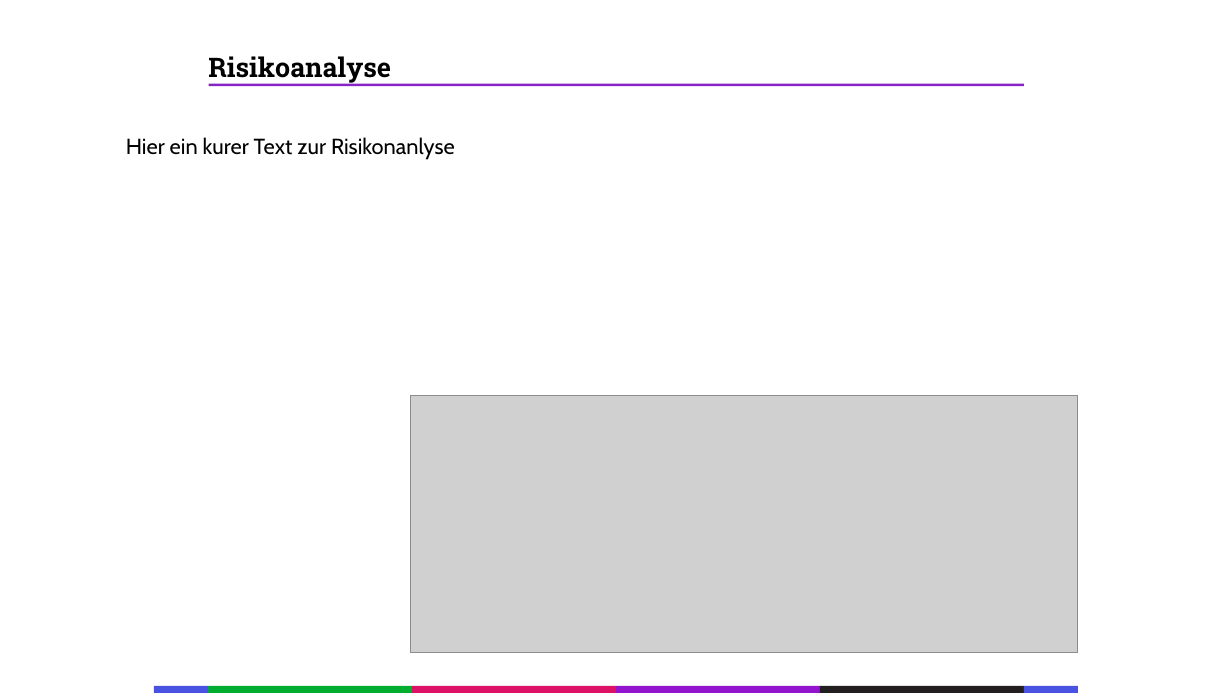
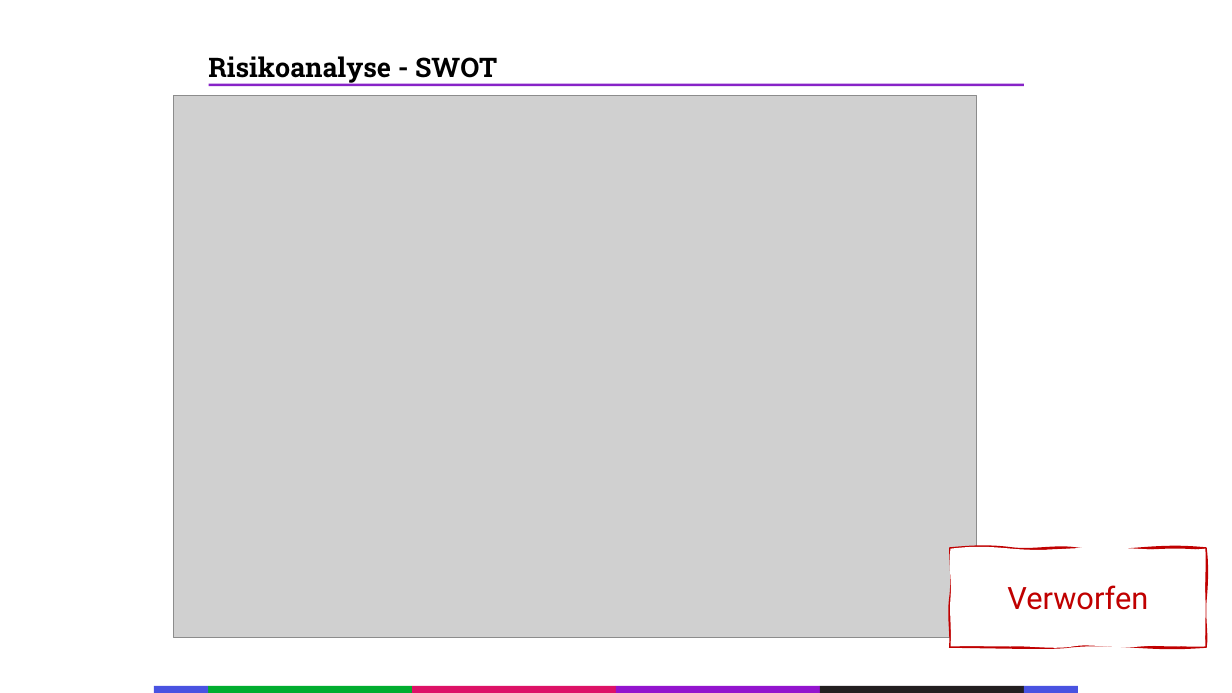
Before and after one commit to Splashpixx/EPW2122ChouliarasBurgdorfWolf, a slide deck: slide 10 of Audits/WS2122_ChouliarasBurgdorfWolf_Audit2.pptx. Drawn at 1232x693 pixels with LibreOffice and Linux fonts; fonts in the diff are those of the drawing; grey boxes stand for pictures. Boxes give left, top, right and bottom in pixels: in the first picture for what was removed or moved away, otherwise in the second. Text is boxed around its words. In the diff, an @@ line names an element or a change of style, - is before the commit and + after.

```diff
--- a/Audits/WS2122_ChouliarasBurgdorfWolf_Audit2.pptx
+++ b/Audits/WS2122_ChouliarasBurgdorfWolf_Audit2.pptx
@@ text at [208, 56, 497, 84]: text changed @@
-Risikoanalyse
+Risikoanalyse - SWOT
@@ picture added at [173, 95, 977, 638] @@
@@ text removed at [126, 137, 455, 160] @@
-Hier ein kurer Text zur Risikonanlyse
@@ picture removed at [410, 396, 1079, 653] @@
@@ freeform shape added at [951, 549, 1206, 647], fill #FFFFFF, outline #C00000 2.25 pt, 24 pt, text #C00000 @@
+Verworfen
```
Also in this commit, not shown: 5 other slides changed, 3 slides added, 8 other files.
